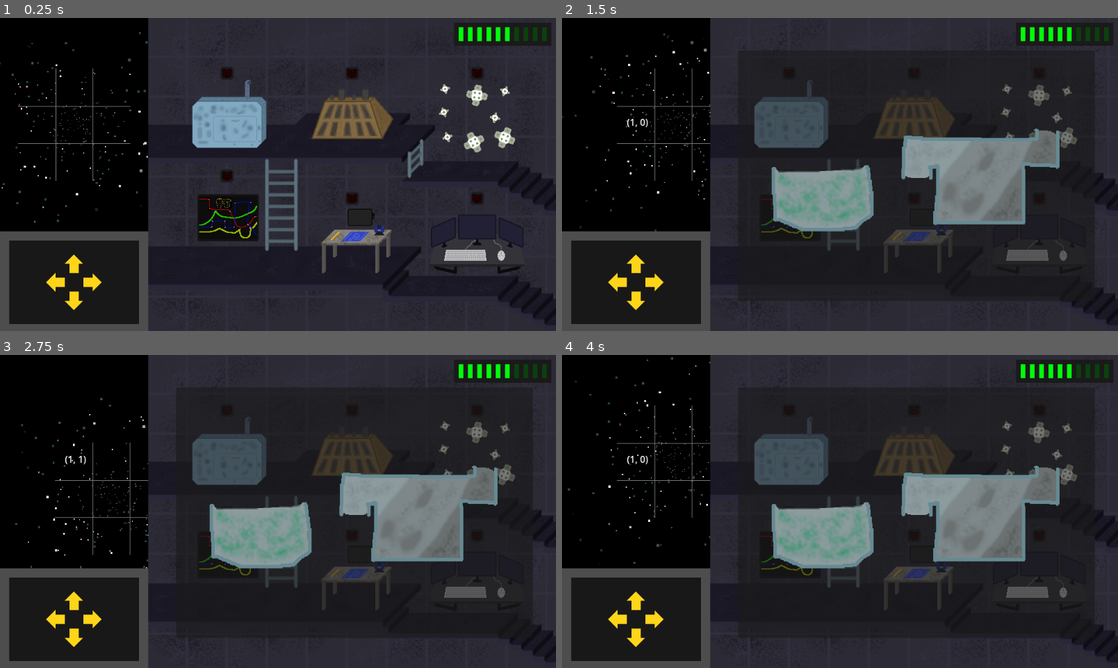
Above: before the commit, frames 1-4 (two rows, left to right).
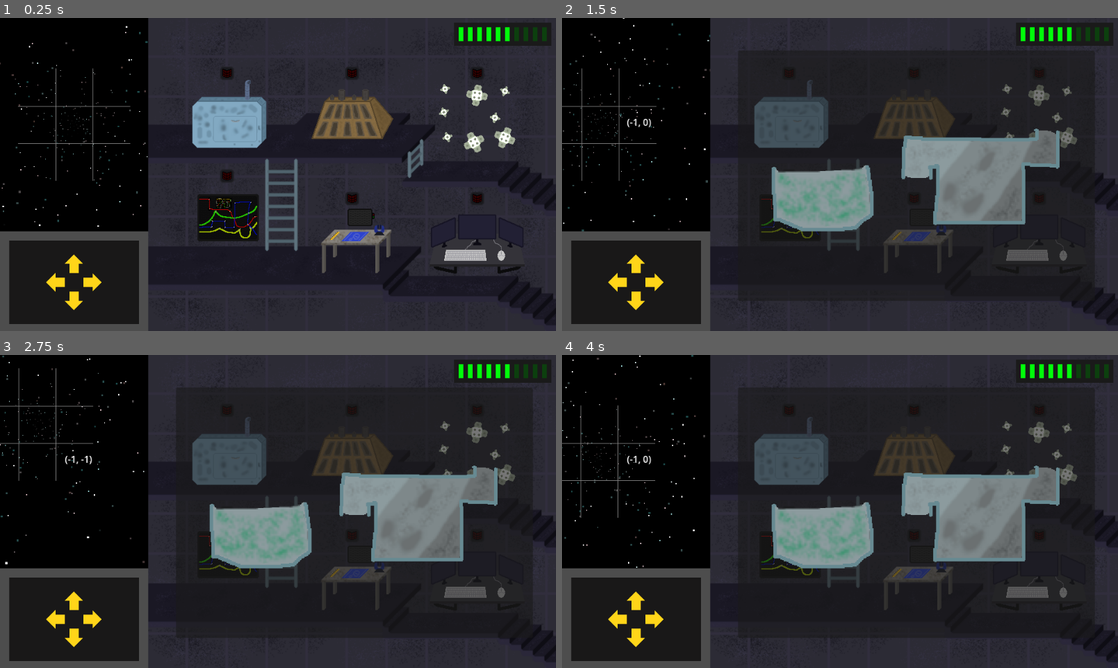
Above: after the commit, the same moments.

Repository: kedalovo/-SG-Spaceship-Management
Game: Godot game, scene res://Game Scene/Game.tscn
The game is run twice, just before and just after one commit, with the same random seed, the same clock (stepped at 60 frames per second) and the same inputs.
Inputs (mouse positions are in pixels of both pictures, inside the frame that each line leads up to):
- Up to frame 1 (0.25 s): no input
- Up to frame 2 (1.5 s): click (789, 115) at 0.52 s; move the mouse to (962, 158) at 1.27 s; hold Right (right) from 1.28 s (still down); hold ` (test) from 1.28 s (still down); click (962, 158) at 1.42 s
- Up to frame 3 (2.75 s): move the mouse to (166, 527) at 2.02 s; release Right (right) at 2.03 s; release ` (test) at 2.03 s; hold Down (down) from 2.03 s (still down); tap Space (test1) at 2.1 s
- Up to frame 4 (4 s): move the mouse to (895, 442) at 2.77 s; release Down (down) at 2.78 s; hold Right (right) 2.78-3.53 s; hold ` (test) 2.78-3.53 s; move the mouse to (812, 574) at 3.52 s; hold Up (up) from 3.53 s (still down); tap Space (test1) at 3.6 s; click (812, 574) at 3.67 s

The runs differ from the first frame. In frame 1, 0.1% of the frame differs, in the area x 0-27%, y 2-67%; in frame 2, 0.9%; in frame 3, 0.9%, in the area x 0-27%, y 0-69%; in frame 4, 0.8%.

Commit message:
Tweaked Space controls, now they will not desync.

Diff:
--- a/Game Scene/game.gd
+++ b/Game Scene/game.gd
@@ -30,13 +30,13 @@
 	if event.is_action_pressed(&"test"):
 		pass
 	if event.is_action_pressed(&"left"):
+		space.move(Vector2.RIGHT)
+	if event.is_action_pressed(&"right"):
 		space.move(Vector2.LEFT)
-	if event.is_action_pressed(&"right"):
-		space.move(Vector2.RIGHT)
 	if event.is_action_pressed(&"up"):
+		space.move(Vector2.DOWN)
+	if event.is_action_pressed(&"down"):
 		space.move(Vector2.UP)
-	if event.is_action_pressed(&"down"):
-		space.move(Vector2.DOWN)
 
 
 func _on_system_sprite_pressed(system_index: int) -> void:
--- a/Space/space.gd
+++ b/Space/space.gd
@@ -5,29 +5,55 @@
 @onready var particles: Node2D = $Particles
 @onready var grid: Node2D = $Grid
 
+const MIDDLE_POSITION: Vector2 = Vector2(128, 192)
+const TWEEN_TIME: float = 0.3
+
 var current_pos: Vector2 = Vector2.ZERO
+
+var is_moving: bool = false
 
 
 func move(to: Vector2) -> void:
+	if is_moving:
+		return
+	var is_set: bool = false
+	var tween: Tween = get_tree().create_tween()
 	match to:
 		Vector2.UP:
 			if current_pos.y >= 0:
 				current_pos.y -= 1
-				particles.position.y -= 64
-				grid.position.y -= 64
+				var new_pos := MIDDLE_POSITION.y + current_pos.y * 64
+				tween.tween_property(particles, "position:y", new_pos, TWEEN_TIME).set_trans(Tween.TRANS_CUBIC).set_ease(Tween.EASE_OUT)
+				tween.set_parallel()
+				tween.tween_property(grid, "position:y", new_pos, TWEEN_TIME).set_trans(Tween.TRANS_CUBIC).set_ease(Tween.EASE_OUT)
+				is_set = true
 		Vector2.DOWN:
 			if current_pos.y <= 0:
 				current_pos.y += 1
-				particles.position.y += 64
-				grid.position.y += 64
+				var new_pos := MIDDLE_POSITION.y + current_pos.y * 64
+				tween.tween_property(particles, "position:y", new_pos, TWEEN_TIME).set_trans(Tween.TRANS_CUBIC).set_ease(Tween.EASE_OUT)
+				tween.set_parallel()
+				tween.tween_property(grid, "position:y", new_pos, TWEEN_TIME).set_trans(Tween.TRANS_CUBIC).set_ease(Tween.EASE_OUT)
+				is_set = true
 		Vector2.LEFT:
 			if current_pos.x >= 0:
 				current_pos.x -= 1
-				particles.position.x -= 64
-				grid.position.x -= 64
+				var new_pos := MIDDLE_POSITION.x + current_pos.x * 64
+				tween.tween_property(particles, "position:x", new_pos, TWEEN_TIME).set_trans(Tween.TRANS_CUBIC).set_ease(Tween.EASE_OUT)
+				tween.set_parallel()
+				tween.tween_property(grid, "position:x", new_pos, TWEEN_TIME).set_trans(Tween.TRANS_CUBIC).set_ease(Tween.EASE_OUT)
+				is_set = true
 		Vector2.RIGHT:
 			if current_pos.x <= 0:
 				current_pos.x += 1
-				particles.position.x += 64
-				grid.position.x += 64
-	pos_label.text = str(current_pos)
+				var new_pos := MIDDLE_POSITION.x + current_pos.x * 64
+				tween.tween_property(particles, "position:x", new_pos, TWEEN_TIME).set_trans(Tween.TRANS_CUBIC).set_ease(Tween.EASE_OUT)
+				tween.set_parallel()
+				tween.tween_property(grid, "position:x", new_pos, TWEEN_TIME).set_trans(Tween.TRANS_CUBIC).set_ease(Tween.EASE_OUT)
+				is_set = true
+	if is_set:
+		tween.tween_callback(func(): is_moving = false).set_delay(TWEEN_TIME-0.1)
+		is_moving = true
+		pos_label.text = str(current_pos)
+	else:
+		tween.kill()
--- a/Space/space.tscn
+++ b/Space/space.tscn
@@ -105,9 +105,9 @@
 position = Vector2(128, 192)
 
 [node name="Far Particles" type="GPUParticles2D" parent="Particles"]
-amount = 100
+amount = 120
 process_material = SubResource("ParticleProcessMaterial_iqwf5")
-lifetime = 25.0
+lifetime = 30.0
 preprocess = 60.0
 fixed_fps = 60
 interpolate = false
@@ -115,9 +115,9 @@
 local_coords = true
 
 [node name="Middle Particles" type="GPUParticles2D" parent="Particles"]
-amount = 100
+amount = 125
 process_material = SubResource("ParticleProcessMaterial_sxsfi")
-lifetime = 12.0
+lifetime = 15.0
 preprocess = 60.0
 fixed_fps = 60
 interpolate = false
@@ -125,9 +125,9 @@
 local_coords = true
 
 [node name="Close Particles" type="GPUParticles2D" parent="Particles"]
-amount = 50
+amount = 100
 process_material = SubResource("ParticleProcessMaterial_oteyy")
-lifetime = 2.0
+lifetime = 4.0
 preprocess = 60.0
 fixed_fps = 60
 interpolate = false
--- a/game_manager.gd
+++ b/game_manager.gd
@@ -24,7 +24,7 @@
 
 const WIRE_COLORS: Array[Color] = [Color.RED, Color.BLUE, Color.YELLOW, Color.GREEN, Color.MAGENTA]
 
-var is_in_system: bool = false
+static var is_in_system: bool = false
 
 
 enum damage_types {
